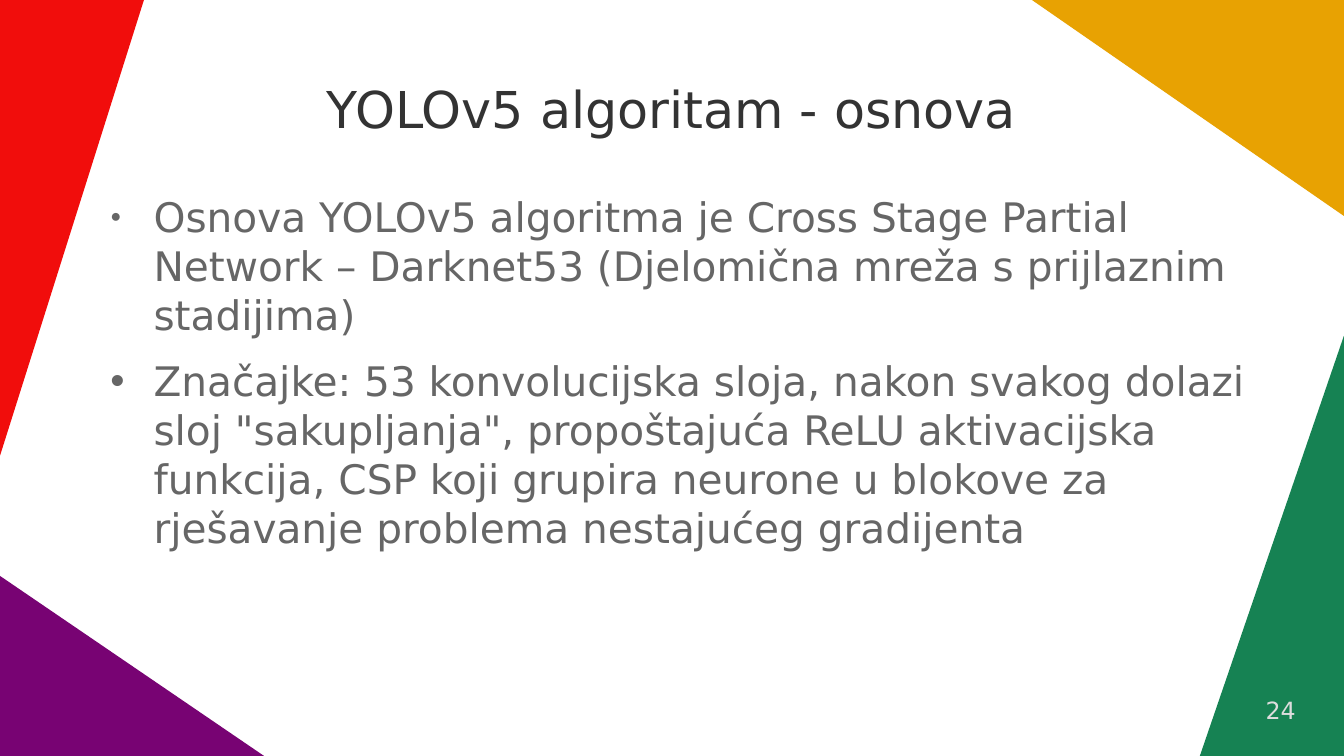
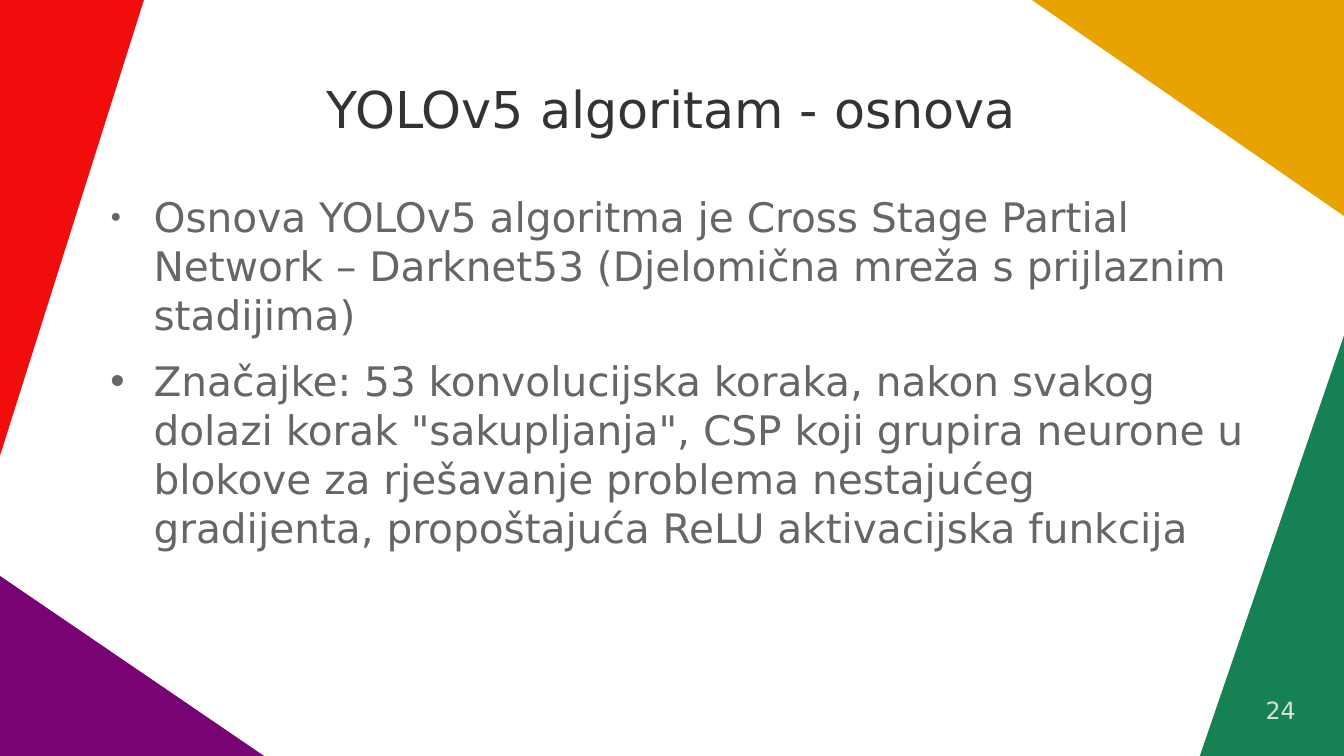
Before and after one commit to VidJoha/Seminar---CNN-i-YOLO-algoritmi, a slide deck: slide 24 of Konvolucijske neuralne mreže.odp. Drawn at 1344x756 pixels with LibreOffice and Linux fonts; fonts in the diff are those of the drawing. Boxes give left, top, right and bottom in pixels: in the first picture for what was removed or moved away, otherwise in the second. Text is boxed around its words. In the diff, an @@ line names an element or a change of style, - is before the commit and + after.

```diff
--- a/Konvolucijske neuralne mreže.odp
+++ b/Konvolucijske neuralne mreže.odp
@@ text at (154, 363, 1243, 551): text changed @@
-• Značajke: 53 konvolucijska sloja, nakon svakog dolazi sloj "sakupljanja", propoštajuća ReLU aktivacijska funkcija, CSP koji grupira neurone u blokove za rješavanje problema nestajućeg gradijenta
+• Značajke: 53 konvolucijska koraka, nakon svakog dolazi korak "sakupljanja", CSP koji grupira neurone u blokove za rješavanje problema nestajućeg gradijenta, propoštajuća ReLU aktivacijska funkcija
```
Also in this commit, not shown: 2 other slides changed.
